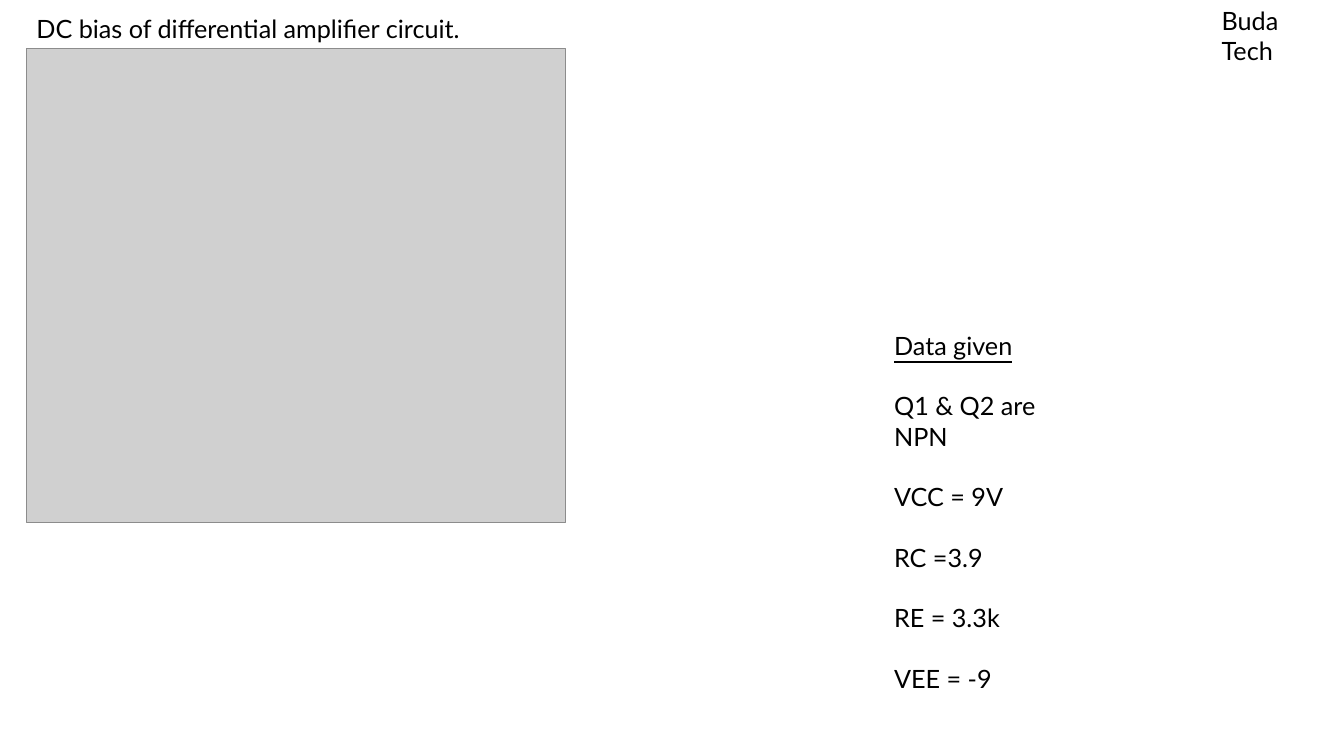
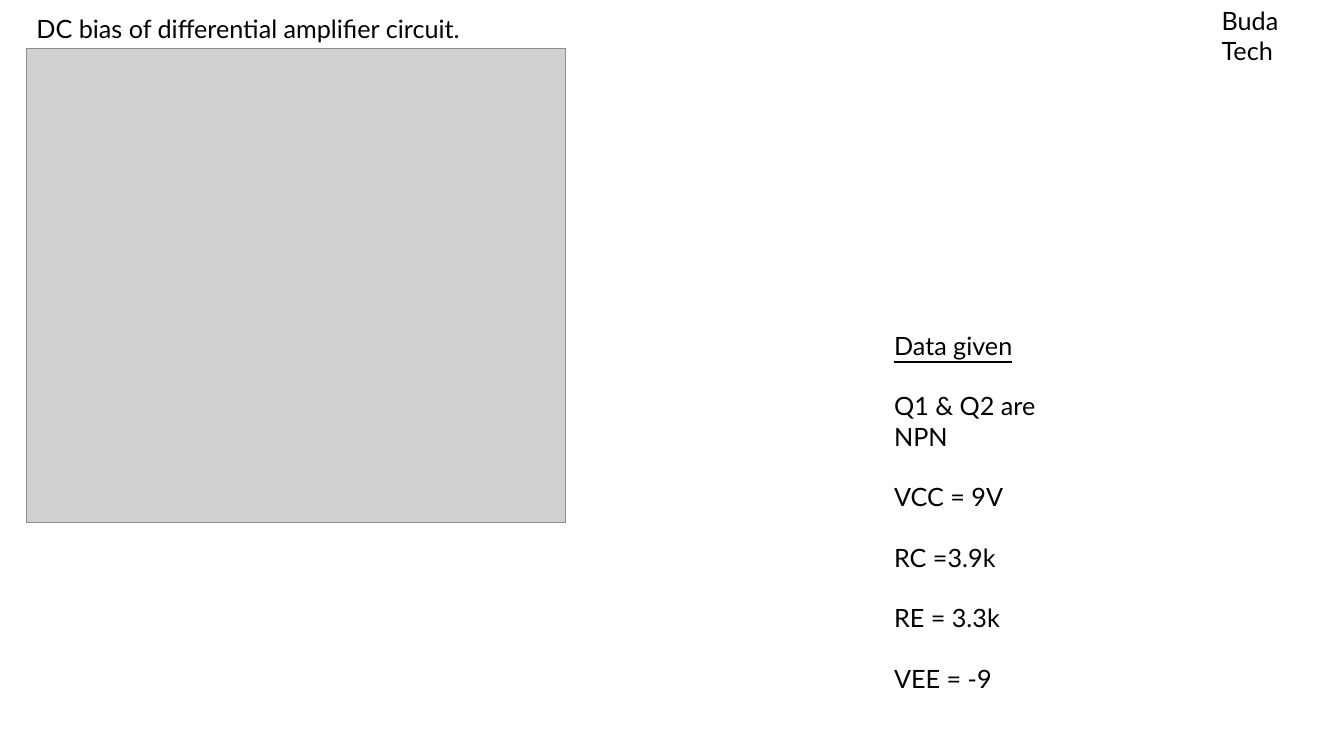
Before and after one commit to MaliusMartin/Budatech-Academy, a slide deck: slide 15 of OPAMPS/OPAMPS.pptx (slide 2 before the commit). Drawn at 1344x756 pixels with LibreOffice and Linux fonts; fonts in the diff are those of the drawing; grey boxes stand for pictures. Boxes give left, top, right and bottom in pixels: in the first picture for what was removed or moved away, otherwise in the second. Text is boxed around its words. In the diff, an @@ line names an element or a change of style, - is before the commit and + after.

```diff
--- a/OPAMPS/OPAMPS.pptx
+++ b/OPAMPS/OPAMPS.pptx
@@ text at bbox=[894, 548, 996, 568]: text changed @@
-RC =3.9
+RC =3.9k
```
Also in this commit, not shown: 1 other slide changed, 13 slides added, 32 other files.
